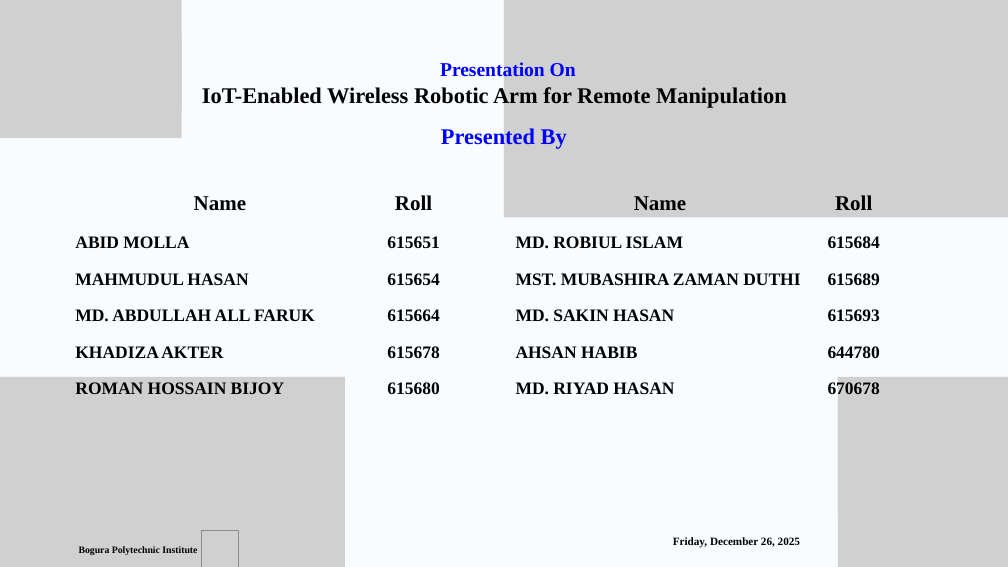
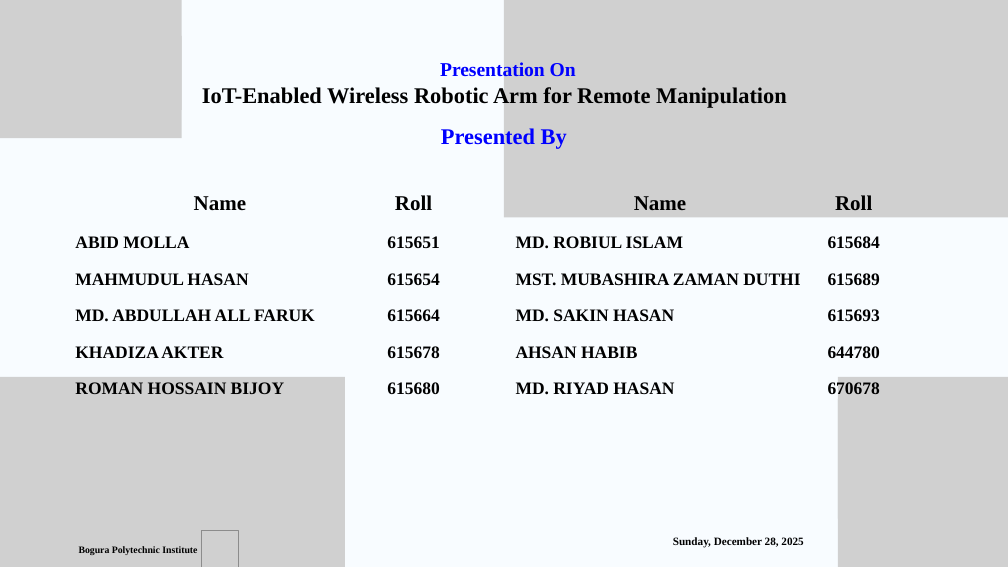
Before and after one commit to riyadhasan24/NRF_Based_Wireless_Dual_Control_Robotic_Arm, a slide deck: slide 2 of Riyad.pptx. Drawn at 1008x567 pixels with LibreOffice and Linux fonts; fonts in the diff are those of the drawing; grey boxes stand for pictures. Boxes give left, top, right and bottom in pixels: in the first picture for what was removed or moved away, otherwise in the second. Text is boxed around its words. In the diff, an @@ line names an element or a change of style, - is before the commit and + after.

```diff
--- a/Riyad.pptx
+++ b/Riyad.pptx
@@ text at (673, 537, 803, 548): text changed @@
-Friday, December 26, 2025
+Sunday, December 28, 2025
```
Also in this commit, not shown: 19 other slides changed, 1 other file.
